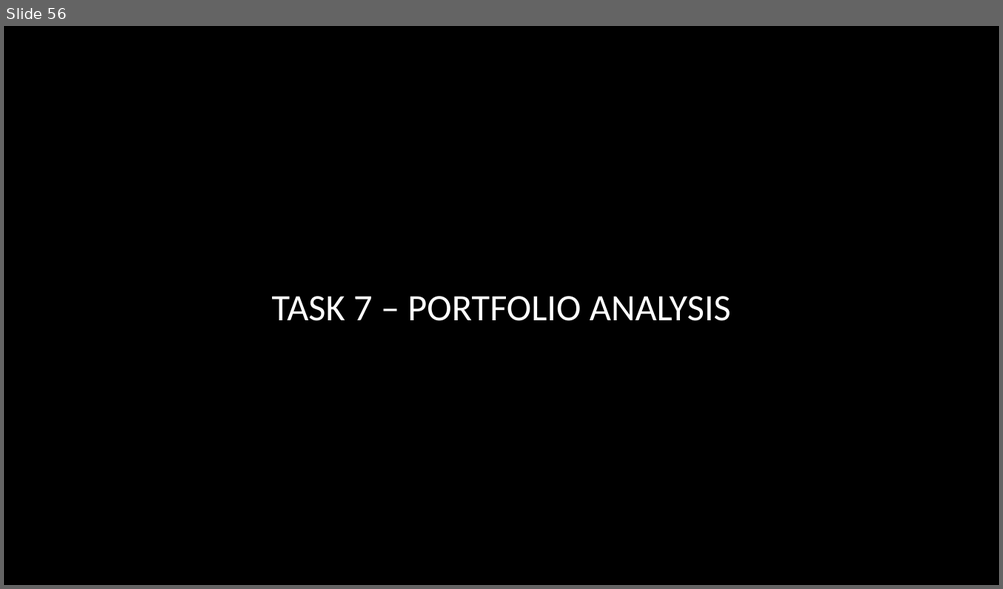
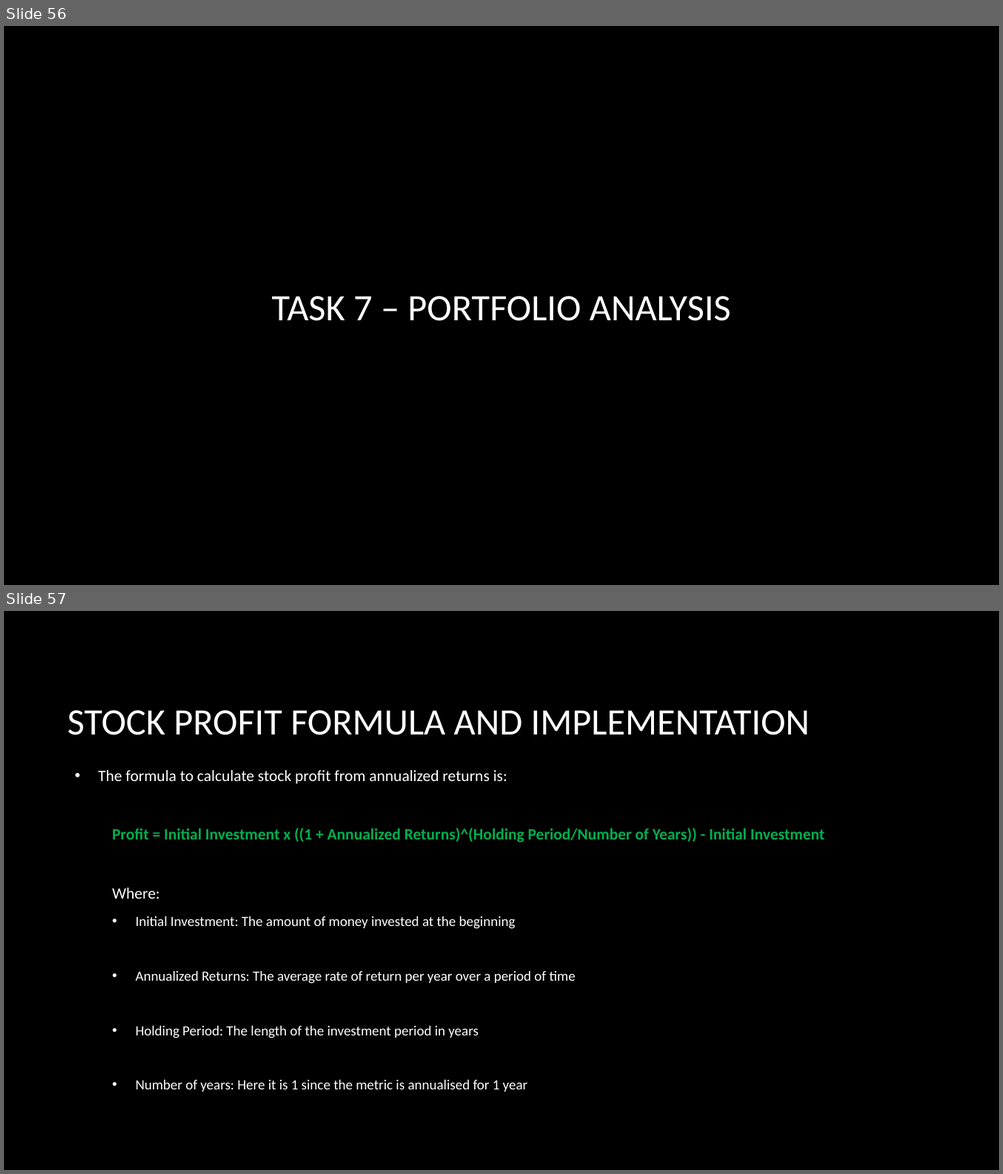
Before and after one commit to jacobsimonareickal/finance-and-risk-analytics, a slide deck: Presentation/Finance and Risk Analytics (Jacob).pptx. Shown one above the other, each under a label of ours: slide 56 before the commit, slides 56 and 57 after it. The pictures are 1003x589 and 1003x1174 pixels, drawn with LibreOffice and Linux fonts; fonts in the diff are those of the drawing; background and template pictures are left out. Boxes give left, top, right and bottom in pixels: in the first picture for what was removed or moved away, otherwise in the second. Text is boxed around its words. In the diff, an @@ line names an element or a change of style, - is before the commit and + after.

```diff
--- a/Presentation/Finance and Risk Analytics (Jacob).pptx
+++ b/Presentation/Finance and Risk Analytics (Jacob).pptx
@@ slide 57 added at box(4, 611, 999, 1170), background picture (left out) @@
@@ title added at box(68, 710, 809, 735), 36 pt, text #FFFFFF @@
+STOCK PROFIT FORMULA AND IMPLEMENTATION
@@ text added at box(98, 770, 825, 1092), 13.6 pt, text #FFFFFF @@
+• The formula to calculate stock profit from annualized returns is:
+Profit = Initial Investment x ((1 + Annualized Returns)^(Holding Period/Number of Years)) - Initial Investment
+Where:
+  • Initial Investment: The amount of money invested at the beginning
+  • Annualized Returns: The average rate of return per year over a period of time
+  • Holding Period: The length of the investment period in years
+  • Number of years: Here it is 1 since the metric is annualised for 1 year
```
Also in this commit, not shown: 1 slide changed, 5 other slides added, 3 other files.
